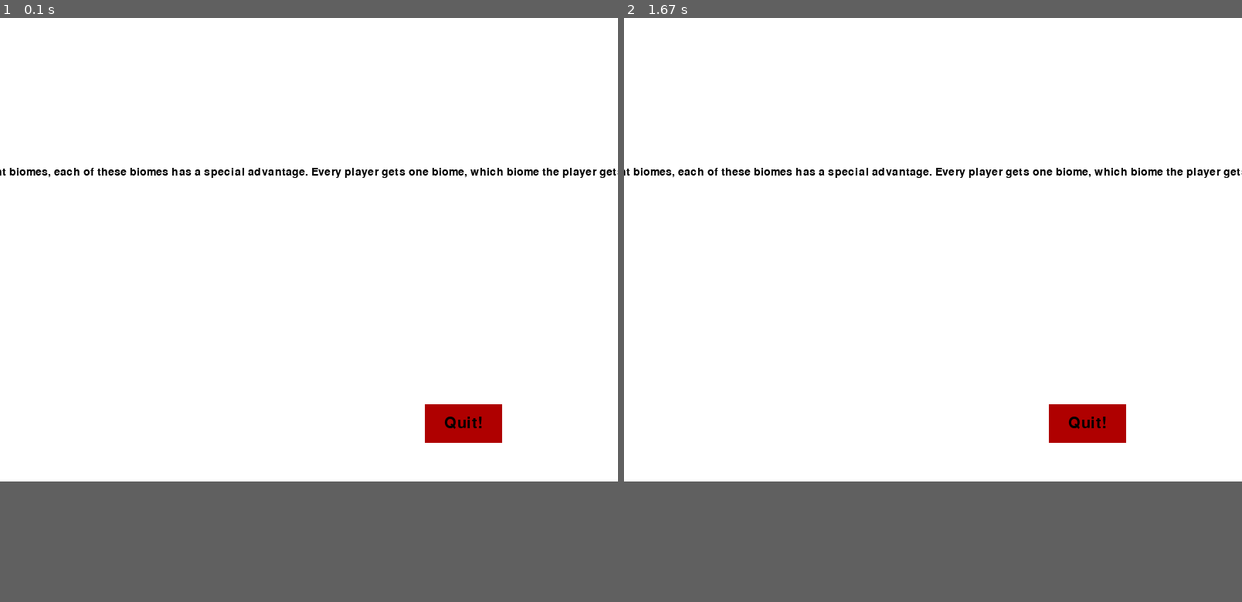
Above: before the commit, frames 1-2 (left to right).
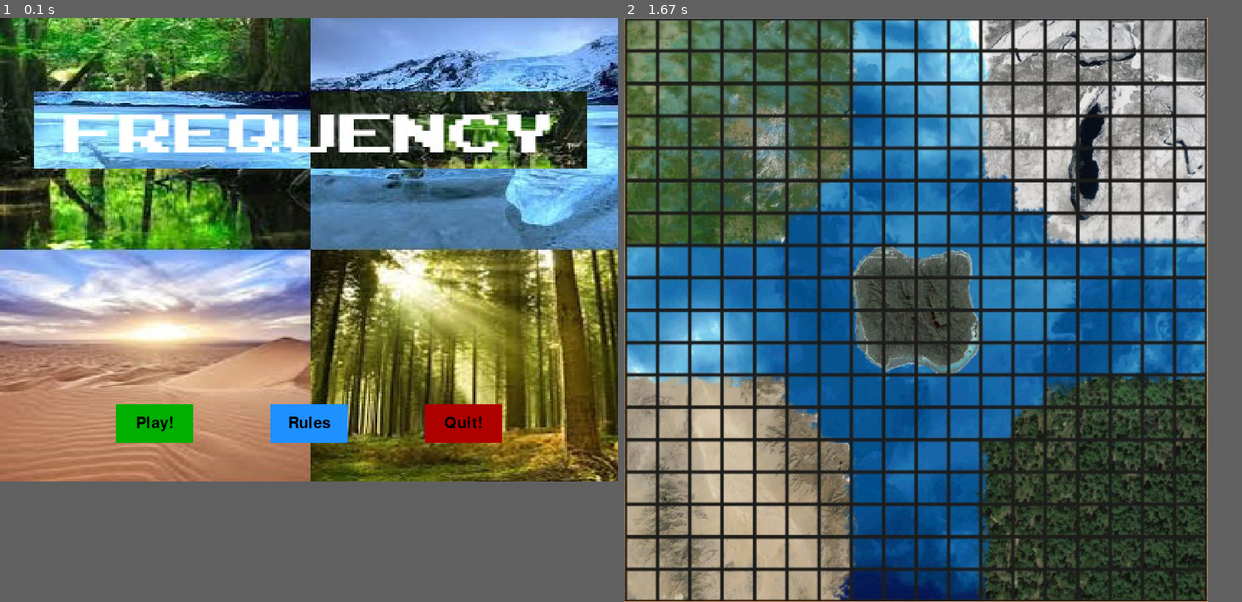
Above: after the commit, the same moments.

Repository: EljakimHerrewijnen/Project2_HRO_PyGame
Game: pygame game, started from Project 2 VisualStudio/Project 2 VisualStudio/Project_2_VisualStudio.py
Same seed, same stepped clock (60 frames per second), same inputs: the game is played once before the commit and once after it.
Inputs (mouse positions are in pixels of both pictures, inside the frame that each line leads up to):
- Up to frame 1 (0.1 s): no input
- Up to frame 2 (1.67 s): press the mouse at (778, 420) at 0.37 s; move the mouse to (759, 391) at 0.47 s; release the mouse at (741, 356) at 0.6 s
In our replay, in frame 2 the window is 800x600 before the commit and 756x756 after it. These sizes can differ from the game's own. Grey fills any space a smaller window leaves; there, only what the larger window draws over its background counts as a difference.

The runs differ from the first frame. In frame 1, 75% of the frame differs, in the area x 0-100%, y 0-80%; in frame 2, 92%, in the area x 0-100%, y 0-100%.

Commit message:
rules
Rules, winning screen. Er zijn rules

Diff:
--- a/Project 2 VisualStudio/Project 2 VisualStudio/Project_2_VisualStudio.py
+++ b/Project 2 VisualStudio/Project 2 VisualStudio/Project_2_VisualStudio.py
@@ -79,8 +79,8 @@
 
         if 350+100 > mouse[0] > 350 and 500+50 > mouse[1] > 500:
             pygame.draw.rect(gameDisplay, bright_blue, (350,500,100,50))
-            #if click[0]  == 1:
-                #rules()
+            if click[0] == 1:
+                Rules()
         else:
             pygame.draw.rect(gameDisplay, blue, (350,500,100,50))
 
--- a/Project 2 VisualStudio/Project 2 VisualStudio/Rules.py
+++ b/Project 2 VisualStudio/Project 2 VisualStudio/Rules.py
@@ -8,7 +8,7 @@
 
 
 
-def SandRules():
+def Rules():
     pygame.init()
 
     display_width = 800
@@ -63,7 +63,8 @@
         if 550+100 > mouse[0] > 550 and 500+50 > mouse[1] > 500:
             pygame.draw.rect(gameDisplay, bright_red, (550,500,100,50))
         if click[0] == 1:
-                winning = False
+                pygame.quit()
+                quit()
         else:
             pygame.draw.rect(gameDisplay, red, (550,500,100,50))
 
@@ -78,5 +79,3 @@
 
 def IceRules():
     print("Nog Niks")
-
-SandRules()
